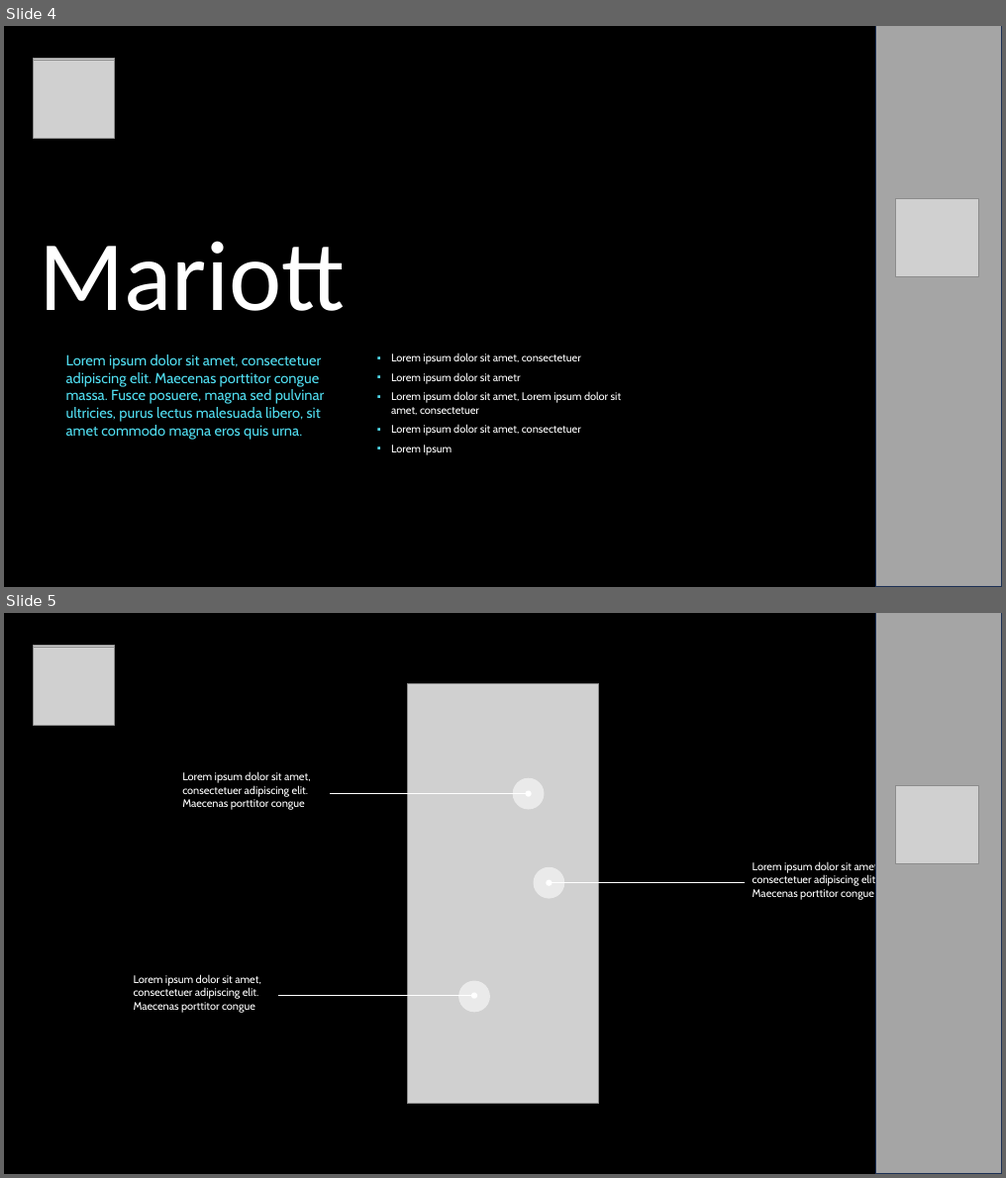
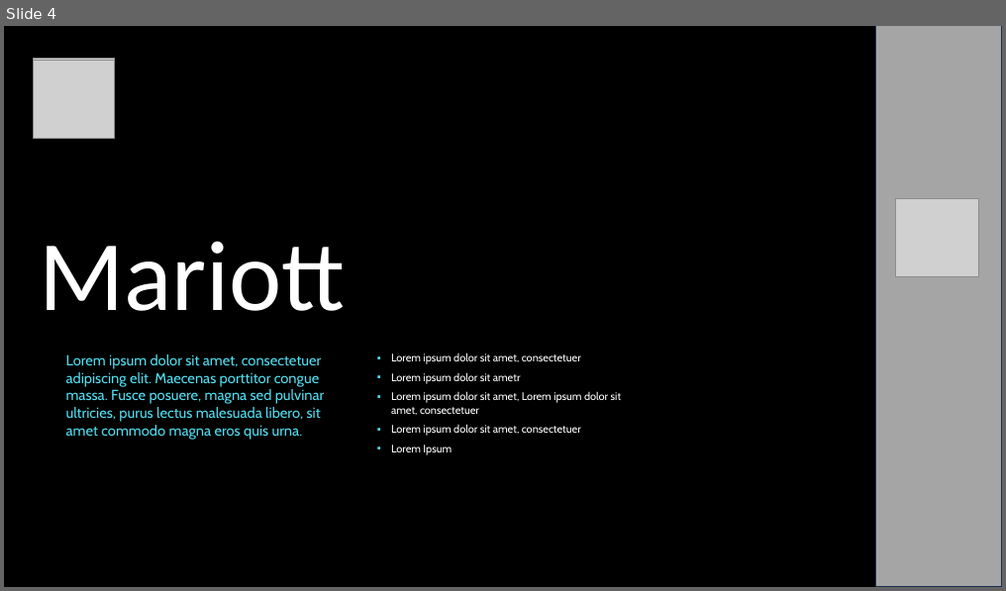
Before and after one commit to Alicecaglisse01/EPSI_3eme, a slide deck: RGPD/Présentations/Présentation RGPD.pptx. Shown one above the other, each under a label of ours: slides 4 and 5 before the commit, slide 4 after it. The pictures are 1006x1178 and 1006x591 pixels, drawn with LibreOffice and Linux fonts; fonts in the diff are those of the drawing; grey boxes stand for pictures; background and template pictures are left out. Boxes give left, top, right and bottom in pixels: in the first picture for what was removed or moved away, otherwise in the second. Text is boxed around its words. In the diff, an @@ line names an element or a change of style, - is before the commit and + after.

```diff
--- a/RGPD/Présentations/Présentation RGPD.pptx
+++ b/RGPD/Présentations/Présentation RGPD.pptx
@@ slide 5 removed at [4,613,1002,1174], background #000000 @@
@@ rectangle removed at [875,613,1002,1174] @@
@@ picture removed at [33,645,114,722] @@
@@ picture removed at [33,648,114,725] @@
@@ picture removed at [408,683,599,1103] @@
@@ text removed at [182,771,311,810] @@
-Lorem ipsum dolor sit amet, consectetuer adipiscing elit. Maecenas porttitor congue
@@ ellipse removed at [513,778,545,810] @@
@@ picture removed at [896,786,979,863] @@
@@ arrow removed from (331, 794) to (529, 794) @@
@@ ellipse removed at [534,867,564,899] @@
@@ text removed at [752,861,881,900] @@
-Lorem ipsum dolor sit amet, consectetuer adipiscing elit. Maecenas porttitor congue
@@ arrow removed from (746, 883) to (549, 883) @@
@@ text removed at [134,974,261,1012] @@
-Lorem ipsum dolor sit amet, consectetuer adipiscing elit. Maecenas porttitor congue
@@ arrow removed from (279, 995) to (474, 995) @@
@@ ellipse removed at [458,980,490,1012] @@
```
Also in this commit, not shown: 3 slides added, 2 other files.
